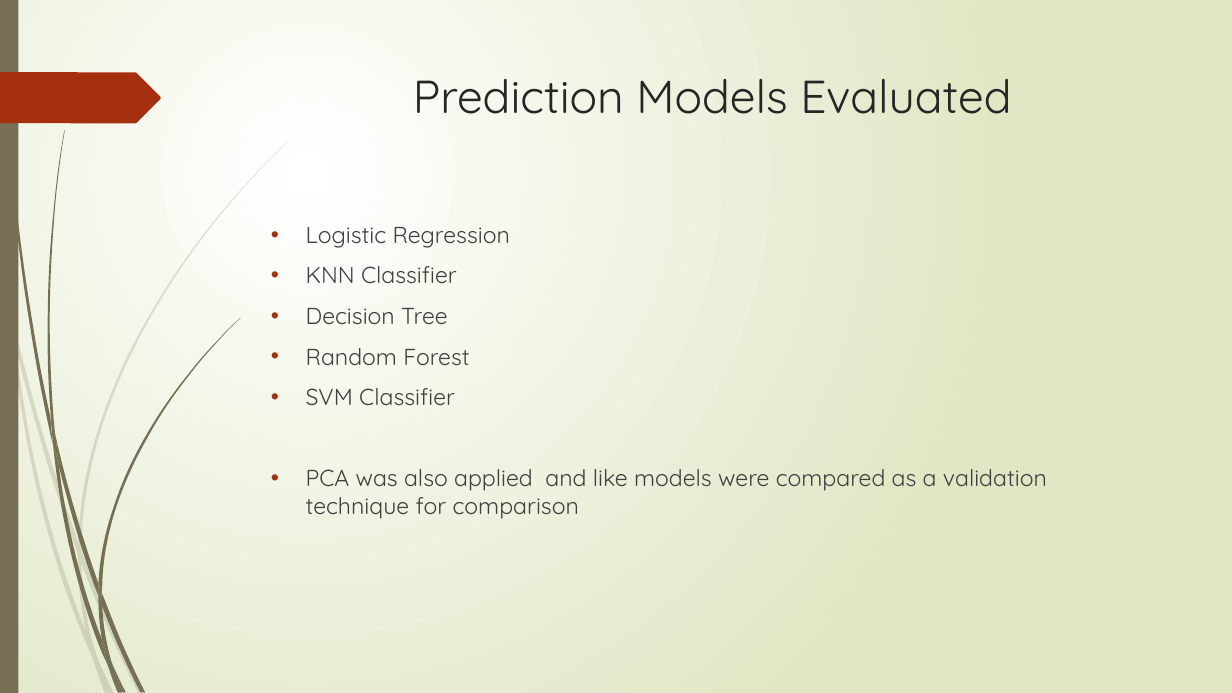
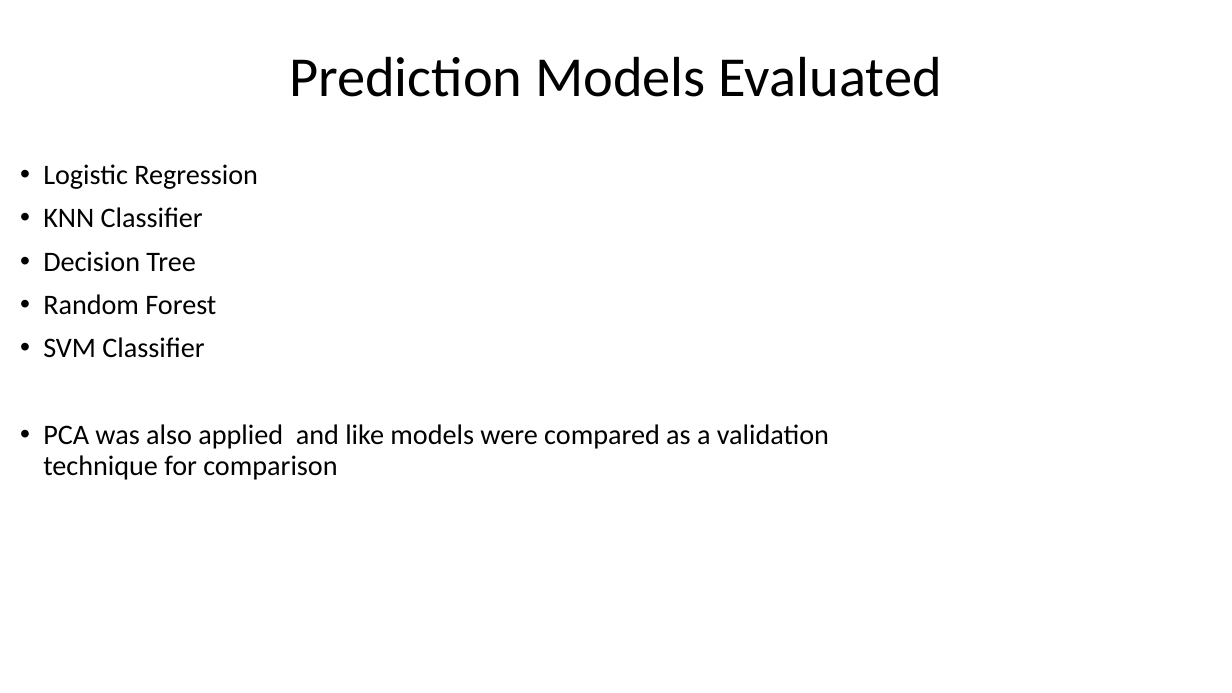
Before and after one commit to ezzanger/Supervised-Learning-Capstones, a slide deck: slide 4 of Supervised_Learning.pptx. Drawn at 1232x693 pixels with LibreOffice and Linux fonts; fonts in the diff are those of the drawing. Boxes give left, top, right and bottom in pixels: in the first picture for what was removed or moved away, otherwise in the second. Text is boxed around its words. In the diff, an @@ line names an element or a change of style, - is before the commit and + after.

```diff
--- a/Supervised_Learning.pptx
+++ b/Supervised_Learning.pptx
@@ background gradient #FFFFFF to #DFE8C4 to #FFFFFF @@
@@ rectangle removed at <box>0,0,18,693</box> @@
@@ title "Prediction Models Evaluated": place and size @@
-title "Prediction Models Evaluated" at <box>413,79,1011,114</box>
+title "Prediction Models Evaluated" at <box>289,56,942,97</box>
@@ title "Prediction Models Evaluated" at <box>289,56,942,97</box>: size 36 to 44 pt, font Quicksand to Calibri, text colour #262626 to #000000; line spacing 1 to 0.9; vertical alignment top to middle @@
@@ freeform shape removed at <box>0,72,161,123</box> @@
@@ text "Logistic Regression": place and size @@
-text "Logistic Regression" at <box>306,227,1047,519</box>
+text "Logistic Regression" at <box>43,164,829,480</box>
@@ text "Logistic Regression" at <box>43,164,829,480</box>: size 18 to 22 pt, font Quicksand to Calibri, text colour #404040 to #000000; indent changed; line spacing 1 to 0.9 @@
@@ group removed at <box>0,141,288,693</box>: 10 freeform shapes @@
@@ group removed at <box>3,0,240,693</box>: 12 freeform shapes @@
```
Also in this commit, not shown: 15 other slides changed, 4 slides added, 3 slides removed, 1 other file.
